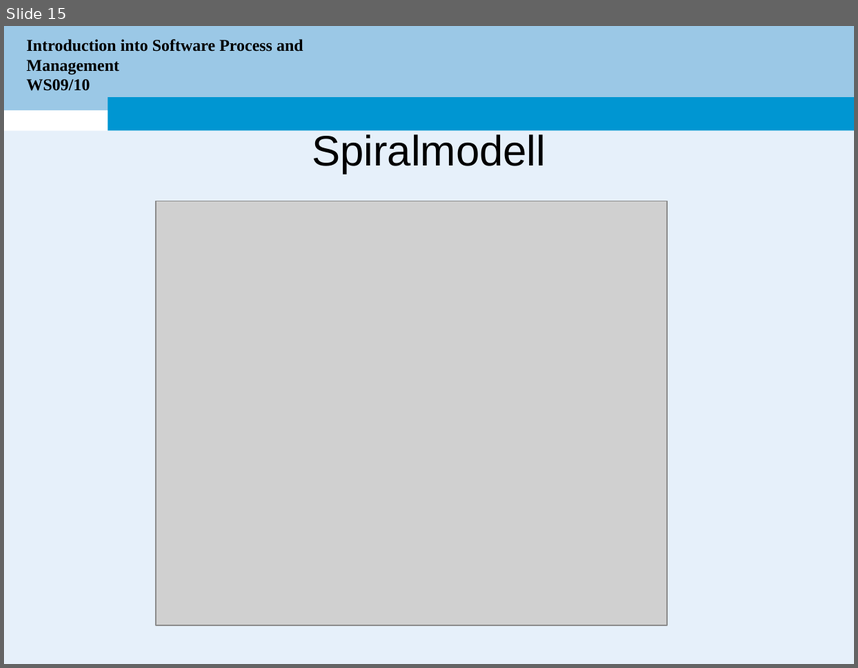
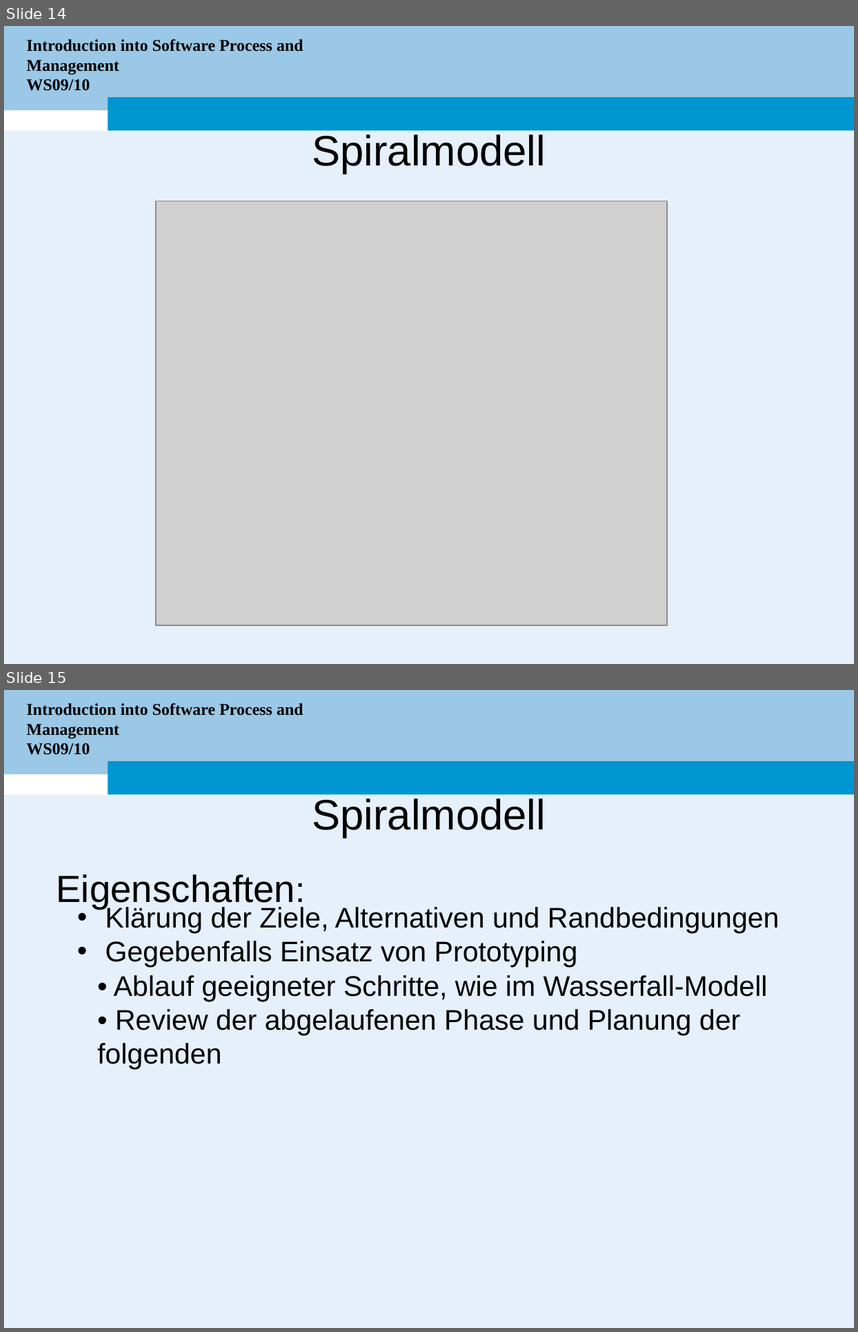
Before and after one commit to electrojit/simeonov, a slide deck: WS10/Bachelor Seminar/Presentaetion/Seminar-Simeonov.ppt. Shown one above the other, each under a label of ours: slide 15 before the commit, slides 14 and 15 after it. The pictures are 858x668 and 858x1332 pixels, drawn with LibreOffice and Linux fonts; fonts in the diff are those of the drawing; grey boxes stand for pictures; background and template pictures are left out. Boxes give left, top, right and bottom in pixels: in the first picture for what was removed or moved away, otherwise in the second. Text is boxed around its words. In the diff, an @@ line names an element or a change of style, - is before the commit and + after.

```diff
--- a/WS10/Bachelor Seminar/Presentaetion/Seminar-Simeonov.ppt
+++ b/WS10/Bachelor Seminar/Presentaetion/Seminar-Simeonov.ppt
@@ slide 15 added at box(4, 690, 854, 1328), background #FFFFFF; not listed: 3 template elements that a slide beside it also shows @@
@@ title added at box(27, 703, 303, 755), 14 pt, text #000000, bold @@
+Introduction into Software Process and Management
+WS09/10
@@ text added at box(312, 798, 546, 838), 36 pt, text #000000 @@
+Spiralmodell
@@ text added at box(56, 874, 295, 909), 32 pt, text #000000 @@
+Eigenschaften:
@@ text added at box(97, 905, 780, 1069), 24 pt, text #000000 @@
+  • Klärung der Ziele, Alternativen und Randbedingungen
+  • Gegebenfalls Einsatz von Prototyping
+  • Ablauf geeigneter Schritte, wie im Wasserfall-Modell
+  • Review der abgelaufenen Phase und Planung der folgenden
@@ what was slide 15 is now slide 14 @@
```
Also in this commit, not shown: 7 slides changed, 4 other slides added, 1 slide removed, 4 other files.
